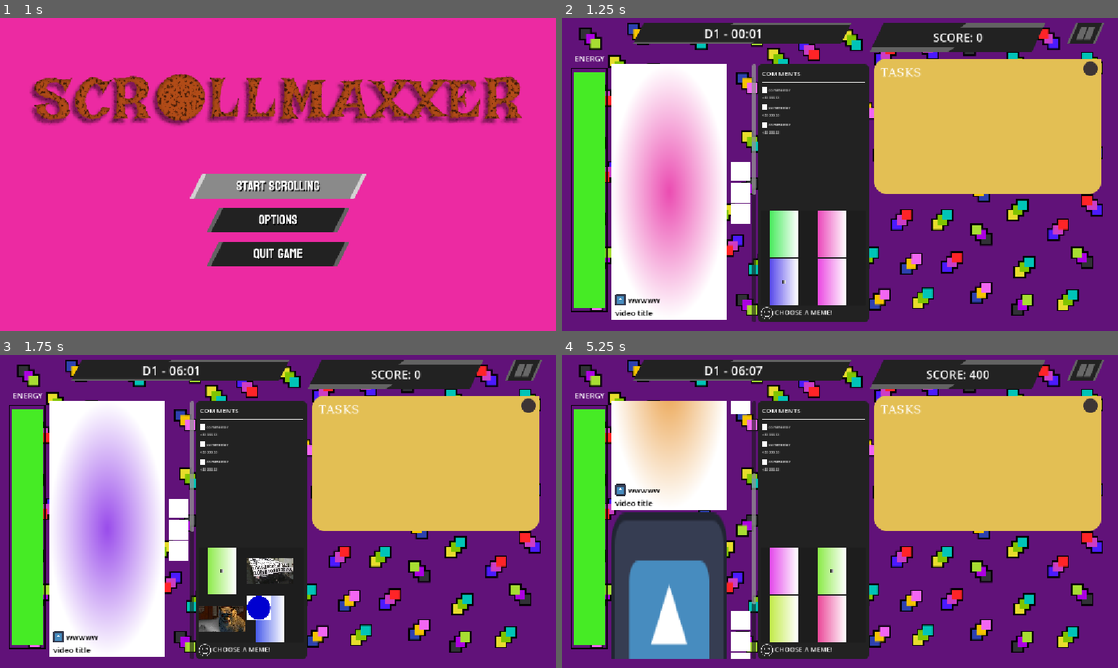
Above: before the commit, frames 1-4 (two rows, left to right).
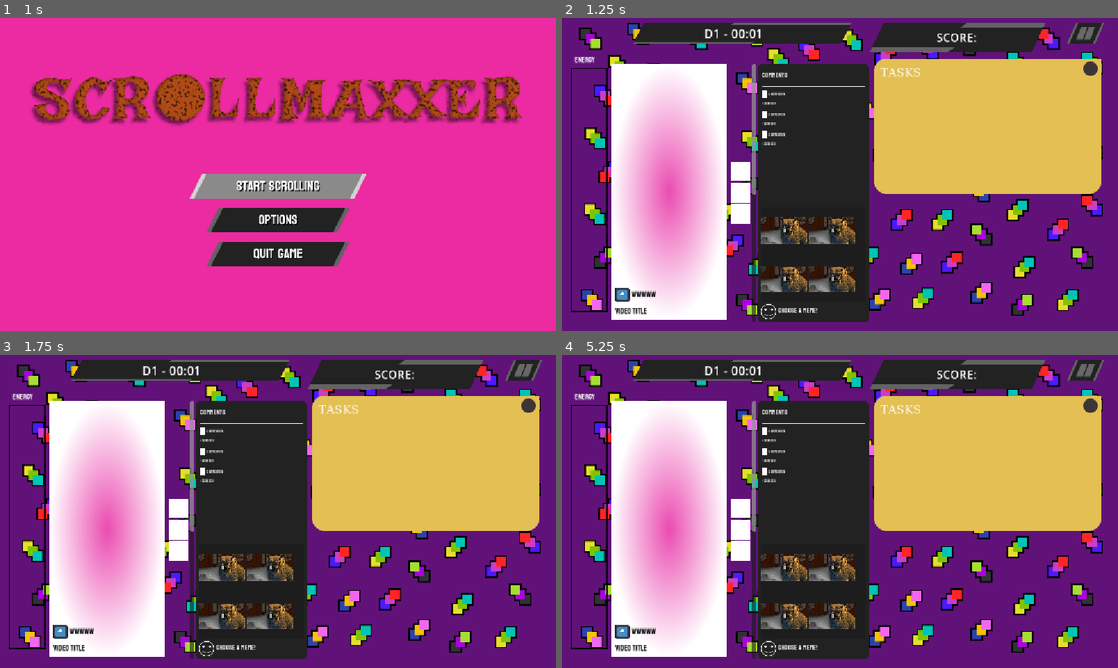
Above: after the commit, the same moments.

Repository: shi-reker/ScrollMaxxer
Game: Godot game, scene res://Scenes/main_menu.tscn
Two runs of this game, one before a commit and one after it. Both use one fixed random seed, a clock stepped at 60 frames per second and the inputs below. The engine's default icon, where the game draws it, is replaced by a stand-in: a white triangle on a blue panel in a dark square. Sound files missing from this copy of the repository are replaced by a short silence.
Inputs (mouse positions are in pixels of both pictures, inside the frame that each line leads up to; where the layout moved, square brackets give the same spot in the first picture):
- Up to frame 1 (1 s): click (278, 187) at 0.5 s
- Up to frame 2 (1.25 s): no input
- Up to frame 3 (1.75 s): click (222, 567) [222, 570] at 1.25 s
- Up to frame 4 (5.25 s): click (834, 567) [834, 570] at 2 s; click (784, 614) [784, 617] at 2.75 s; click (834, 614) [834, 617] at 3.5 s; click (784, 567) [784, 570] at 4.25 s; click (834, 567) [834, 570] at 5 s

Frame 1 is identical in both runs. In frame 2, 9.5% of the frame differs, in the area x 2-76%, y 4-97%; in frame 3, 15%; in frame 4, 26%, in the area x 2-77%, y 3-98%.
Error after the commit: Invalid access to property or key 'hourhand' on a base object of type 'Nil'. (res://scripts/tasks/task_spawner.gd:97)

Commit message:
koulen font

Diff:
--- a/Scenes/main.tscn
+++ b/Scenes/main.tscn
@@ -1,6 +1,7 @@
 [gd_scene format=3 uid="uid://drlkwkkmqxltw"]
 
 [ext_resource type="Texture2D" uid="uid://cb117cfpp711r" path="res://assets/bg.png" id="1_8gbba"]
+[ext_resource type="FontFile" uid="uid://dwqc75irmjte7" path="res://assets/Koulen-Regular.ttf" id="1_ee4r6"]
 [ext_resource type="Script" uid="uid://o0yc37veosdo" path="res://scripts/main/main.gd" id="1_fdnlq"]
 [ext_resource type="Texture2D" uid="uid://b42bvx5casoii" path="res://assets/UI/time display.png" id="2_8gbba"]
 [ext_resource type="Texture2D" uid="uid://c1sb1m51vcy46" path="res://assets/UI/todo list.png" id="3_kry3j"]
@@ -18,9 +19,15 @@
 [ext_resource type="Texture2D" uid="uid://bnk3bijegpm7t" path="res://assets/UI/energy bar fill.png" id="17_h1bgf"]
 [ext_resource type="Script" uid="uid://c1o0exdrug8nc" path="res://scripts/energy_bar.gd" id="18_hibaj"]
 [ext_resource type="Script" uid="uid://bca1gqk2wtdgm" path="res://scripts/effect_manager.gd" id="19_fevyy"]
-[ext_resource type="Script" uid="uid://c2bfjoyk8fehu" path="res://scripts/combo_counter.gd" id="19_hibaj"]
+[ext_resource type="PackedScene" uid="uid://dmvnpuq12qrtj" path="res://Scenes/combo_counter.tscn" id="19_gt3je"]
 [ext_resource type="AudioStream" uid="uid://be301kt3bhg78" path="res://assets/audio/JDSherbert - Ultimate UI SFX Pack - Cursor - 1.ogg" id="21_ee4r6"]
 [ext_resource type="AudioStream" uid="uid://j7dbyv2e647i" path="res://assets/audio/laserShoot1.wav" id="22_gt3je"]
+
+[sub_resource type="Theme" id="Theme_wr11q"]
+default_font = ExtResource("1_ee4r6")
+
+[sub_resource type="Theme" id="Theme_gt3je"]
+default_font = ExtResource("1_ee4r6")
 
 [sub_resource type="SystemFont" id="SystemFont_pkeh2"]
 subpixel_positioning = 0
@@ -37,6 +44,9 @@
 font_size = 24
 
 [sub_resource type="FontFile" id="FontFile_53qbn"]
+subpixel_positioning = 0
+msdf_pixel_range = 14
+msdf_size = 128
 cache/0/variation_coordinates = {}
 cache/0/face_index = 0
 cache/0/embolden = 0.0
@@ -96,7 +106,10 @@
 font = SubResource("FontFile_53qbn")
 font_size = 24
 
-[node name="Main" type="Node2D" unique_id=1606289912 node_paths=PackedStringArray("cur_content", "content_manager", "meme_manager", "clock", "energyBar", "combo_counter", "effect_manager", "pause", "scoreBoard", "to_do_list", "hoverSound", "pressSound")]
+[node name="Main" type="Control" unique_id=171190420 node_paths=PackedStringArray("cur_content", "content_manager", "meme_manager", "clock", "energyBar", "combo_counter", "effect_manager", "pause", "scoreBoard", "to_do_list", "hoverSound", "pressSound")]
+layout_mode = 3
+anchors_preset = 0
+theme = SubResource("Theme_wr11q")
 script = ExtResource("1_fdnlq")
 cur_content = NodePath("BG layer/UI layer/DevicePanel/ContentPanel/ContentList/Content")
 content_manager = NodePath("BG layer/UI layer/DevicePanel/ContentPanel")
@@ -136,6 +149,7 @@
 offset_right = 226.5
 offset_bottom = 44.0
 grow_horizontal = 2
+theme = SubResource("Theme_gt3je")
 texture = ExtResource("8_ynf5e")
 
 [node name="Date&TimeText" type="Label" parent="BG layer/UI layer/TimeCounter" unique_id=793510566]
@@ -151,6 +165,7 @@
 offset_bottom = 18.0
 grow_horizontal = 2
 grow_vertical = 2
+theme = SubResource("Theme_gt3je")
 text = "d1 - 00:01"
 label_settings = SubResource("LabelSettings_y8knx")
 uppercase = true
@@ -164,6 +179,7 @@
 offset_left = -364.0
 offset_bottom = 60.0
 grow_horizontal = 0
+theme = SubResource("Theme_gt3je")
 texture = ExtResource("2_8gbba")
 
 [node name="ScoreText" type="Label" parent="BG layer/UI layer/ScoreCounter" unique_id=113618652]
@@ -179,6 +195,7 @@
 offset_bottom = 17.0
 grow_horizontal = 2
 grow_vertical = 2
+theme = SubResource("Theme_gt3je")
 text = "Score: "
 label_settings = SubResource("LabelSettings_53qbn")
 uppercase = true
@@ -192,6 +209,7 @@
 offset_left = -78.0
 offset_bottom = 44.0
 grow_horizontal = 0
+theme = SubResource("Theme_gt3je")
 texture_normal = ExtResource("5_h1bgf")
 texture_pressed = ExtResource("6_b3802")
 texture_hover = ExtResource("7_fevyy")
@@ -205,6 +223,7 @@
 offset_left = 470.0
 offset_bottom = 280.0
 grow_horizontal = 0
+theme = SubResource("Theme_gt3je")
 texture = ExtResource("3_kry3j")
 script = ExtResource("9_jkdf5")
 container = NodePath("ScrollContainer/VBoxContainer")
@@ -220,9 +239,11 @@
 anchor_bottom = 0.06
 offset_right = 48.0
 offset_bottom = 40.0
+theme = SubResource("Theme_gt3je")
 
 [node name="Label" type="Label" parent="BG layer/UI layer/ToDoList/VBoxContainer" unique_id=1867596170]
 layout_mode = 2
+theme = SubResource("Theme_gt3je")
 text = "tasks"
 label_settings = SubResource("LabelSettings_pkeh2")
 uppercase = true
@@ -238,9 +259,11 @@
 offset_right = -1.0
 grow_horizontal = 2
 grow_vertical = 2
+theme = SubResource("Theme_gt3je")
 
 [node name="VBoxContainer" type="VBoxContainer" parent="BG layer/UI layer/ToDoList/ScrollContainer" unique_id=1745222188]
 layout_mode = 2
+theme = SubResource("Theme_gt3je")
 theme_override_constants/separation = 5
 
 [node name="DevicePanel" type="HBoxContainer" parent="BG layer/UI layer" unique_id=1990654489]
@@ -256,11 +279,13 @@
 offset_bottom = 267.5
 grow_horizontal = 2
 grow_vertical = 2
+theme = SubResource("Theme_gt3je")
 
 [node name="ContentPanel" type="ScrollContainer" parent="BG layer/UI layer/DevicePanel" unique_id=1965992437 node_paths=PackedStringArray("content1", "content2")]
 custom_minimum_size = Vector2(300, 535)
 layout_mode = 2
 size_flags_horizontal = 0
+theme = SubResource("Theme_gt3je")
 script = ExtResource("10_6iyac")
 content1 = NodePath("ContentList/Content")
 content2 = NodePath("ContentList/Content2")
@@ -269,27 +294,116 @@
 layout_mode = 2
 size_flags_horizontal = 2
 size_flags_vertical = 6
+theme = SubResource("Theme_gt3je")
 theme_override_constants/separation = 0
 
 [node name="Content" parent="BG layer/UI layer/DevicePanel/ContentPanel/ContentList" unique_id=474919709 instance=ExtResource("11_6iyac")]
-custom_minimum_size = Vector2(240, 535)
 layout_mode = 2
 size_flags_horizontal = 4
 size_flags_vertical = 4
-max_y = 535
+theme = SubResource("Theme_gt3je")
 content_stats = ExtResource("15_h1bgf")
 
+[node name="Panel" parent="BG layer/UI layer/DevicePanel/ContentPanel/ContentList/Content" index="0" unique_id=777585480]
+theme = SubResource("Theme_gt3je")
+
 [node name="TextureRect" parent="BG layer/UI layer/DevicePanel/ContentPanel/ContentList/Content" index="1" unique_id=616836054]
+theme = SubResource("Theme_gt3je")
 texture = ExtResource("16_pdsj5")
+
+[node name="HBoxContainer" parent="BG layer/UI layer/DevicePanel/ContentPanel/ContentList/Content" index="2" unique_id=426759513]
+theme = SubResource("Theme_gt3je")
+
+[node name="MarginContainer" parent="BG layer/UI layer/DevicePanel/ContentPanel/ContentList/Content/HBoxContainer" index="0" unique_id=961081987]
+theme = SubResource("Theme_gt3je")
+
+[node name="VBoxContainer" parent="BG layer/UI layer/DevicePanel/ContentPanel/ContentList/Content/HBoxContainer/MarginContainer" index="0" unique_id=943347557]
+theme = SubResource("Theme_gt3je")
+
+[node name="HBoxContainer" parent="BG layer/UI layer/DevicePanel/ContentPanel/ContentList/Content/HBoxContainer/MarginContainer/VBoxContainer" index="0" unique_id=1352480238]
+theme = SubResource("Theme_gt3je")
+
+[node name="TextureRect" parent="BG layer/UI layer/DevicePanel/ContentPanel/ContentList/Content/HBoxContainer/MarginContainer/VBoxContainer/HBoxContainer" index="0" unique_id=202581353]
+theme = SubResource("Theme_gt3je")
+
+[node name="CreatorLabel" parent="BG layer/UI layer/DevicePanel/ContentPanel/ContentList/Content/HBoxContainer/MarginContainer/VBoxContainer/HBoxContainer" index="1" unique_id=1735686028]
+theme = SubResource("Theme_gt3je")
+
+[node name="TitleLabel" parent="BG layer/UI layer/DevicePanel/ContentPanel/ContentList/Content/HBoxContainer/MarginContainer/VBoxContainer" index="1" unique_id=733594014]
+theme = SubResource("Theme_gt3je")
+
+[node name="ActionIcons" parent="BG layer/UI layer/DevicePanel/ContentPanel/ContentList/Content/HBoxContainer" index="1" unique_id=1750718540]
+theme = SubResource("Theme_gt3je")
+
+[node name="Icon1" parent="BG layer/UI layer/DevicePanel/ContentPanel/ContentList/Content/HBoxContainer/ActionIcons" index="0" unique_id=1584218836]
+theme = SubResource("Theme_gt3je")
+
+[node name="Icon2" parent="BG layer/UI layer/DevicePanel/ContentPanel/ContentList/Content/HBoxContainer/ActionIcons" index="1" unique_id=1822494534]
+theme = SubResource("Theme_gt3je")
+
+[node name="Icon3" parent="BG layer/UI layer/DevicePanel/ContentPanel/ContentList/Content/HBoxContainer/ActionIcons" index="2" unique_id=2080061087]
+theme = SubResource("Theme_gt3je")
 
 [node name="Content2" parent="BG layer/UI layer/DevicePanel/ContentPanel/ContentList" unique_id=24824554 instance=ExtResource("11_6iyac")]
 layout_mode = 2
 size_flags_horizontal = 4
 size_flags_vertical = 4
-max_y = 535
+theme = SubResource("Theme_gt3je")
 
 [node name="MemePanel" parent="BG layer/UI layer/DevicePanel" unique_id=321387236 instance=ExtResource("14_fevyy")]
 layout_mode = 2
+theme = SubResource("Theme_gt3je")
+
+[node name="Panel" parent="BG layer/UI layer/DevicePanel/MemePanel" index="0" unique_id=1966061400]
+theme = SubResource("Theme_gt3je")
+
+[node name="MarginContainer" parent="BG layer/UI layer/DevicePanel/MemePanel" index="1" unique_id=1404274269]
+theme = SubResource("Theme_gt3je")
+
+[node name="VBoxContainer" parent="BG layer/UI layer/DevicePanel/MemePanel/MarginContainer" index="0" unique_id=471871722]
+theme = SubResource("Theme_gt3je")
+
+[node name="Label" parent="BG layer/UI layer/DevicePanel/MemePanel/MarginContainer/VBoxContainer" index="0" unique_id=438333460]
+theme = SubResource("Theme_gt3je")
+
+[node name="ColorRect" parent="BG layer/UI layer/DevicePanel/MemePanel/MarginContainer/VBoxContainer" index="1" unique_id=1442354048]
+theme = SubResource("Theme_gt3je")
+
+[node name="VBoxContainer" parent="BG layer/UI layer/DevicePanel/MemePanel/MarginContainer/VBoxContainer" index="2" unique_id=121594678]
+theme = SubResource("Theme_gt3je")
+
+[node name="VBoxContainer2" parent="BG layer/UI layer/DevicePanel/MemePanel/MarginContainer/VBoxContainer" index="3" unique_id=1243126424]
+theme = SubResource("Theme_gt3je")
+
+[node name="VBoxContainer3" parent="BG layer/UI layer/DevicePanel/MemePanel/MarginContainer/VBoxContainer" index="4" unique_id=997104942]
+theme = SubResource("Theme_gt3je")
+
+[node name="MarginContainer2" parent="BG layer/UI layer/DevicePanel/MemePanel" index="2" unique_id=817536097]
+theme = SubResource("Theme_gt3je")
+
+[node name="VBoxContainer" parent="BG layer/UI layer/DevicePanel/MemePanel/MarginContainer2" index="0" unique_id=1205702676]
+theme = SubResource("Theme_gt3je")
+
+[node name="PanelContainer" parent="BG layer/UI layer/DevicePanel/MemePanel/MarginContainer2/VBoxContainer" index="0" unique_id=287825777]
+theme = SubResource("Theme_gt3je")
+
+[node name="MemeManager" parent="BG layer/UI layer/DevicePanel/MemePanel/MarginContainer2/VBoxContainer/PanelContainer" index="0" unique_id=1069896293]
+theme = SubResource("Theme_gt3je")
+
+[node name="HBoxContainer" parent="BG layer/UI layer/DevicePanel/MemePanel/MarginContainer2/VBoxContainer" index="1" unique_id=1027565236]
+theme = SubResource("Theme_gt3je")
+
+[node name="TextureRect" parent="BG layer/UI layer/DevicePanel/MemePanel/MarginContainer2/VBoxContainer/HBoxContainer" index="0" unique_id=897160237]
+theme = SubResource("Theme_gt3je")
+
+[node name="VBoxContainer" parent="BG layer/UI layer/DevicePanel/MemePanel/MarginContainer2/VBoxContainer/HBoxContainer" index="1" unique_id=2041937686]
+theme = SubResource("Theme_gt3je")
+
+[node name="Label" parent="BG layer/UI layer/DevicePanel/MemePanel/MarginContainer2/VBoxContainer/HBoxContainer/VBoxContainer" index="0" unique_id=1269845348]
+theme = SubResource("Theme_gt3je")
+
+[node name="ColorRect" parent="BG layer/UI layer/DevicePanel/MemePanel/MarginContainer2/VBoxContainer/HBoxContainer/VBoxContainer" index="1" unique_id=93219920]
+theme = SubResource("Theme_gt3je")
 
 [node name="EnergyBar" type="TextureProgressBar" parent="BG layer/UI layer" unique_id=1382169033]
 anchors_preset = -1
@@ -301,6 +415,7 @@
 offset_right = 77.0
 offset_bottom = 253.00003
 grow_vertical = 2
+theme = SubResource("Theme_gt3je")
 fill_mode = 3
 texture_under = ExtResource("16_k12tt")
 texture_progress = ExtResource("17_h1bgf")
@@ -319,13 +434,13 @@
 text = "Energy"
 uppercase = true
 
-[node name="ComboCounter" type="Control" parent="BG layer/UI layer" unique_id=1763255423]
-layout_mode = 3
-anchors_preset = 0
-offset_right = 40.0
-offset_bottom = 40.0
-script = ExtResource("19_hibaj")
-metadata/_custom_type_script = "uid://c2bfjoyk8fehu"
+[node name="ComboCounter" parent="BG layer/UI layer" unique_id=1506596158 instance=ExtResource("19_gt3je")]
+visible = false
+offset_left = 289.0
+offset_top = 141.0
+offset_right = 289.0
+offset_bottom = 141.0
+theme = SubResource("Theme_gt3je")
 
 [node name="EffectManager" type="Node" parent="." unique_id=744317371]
 script = ExtResource("19_fevyy")
Binary file added: assets/Koulen-Regular.ttf
Not shown, added: assets/Koulen-Regular.ttf.import
